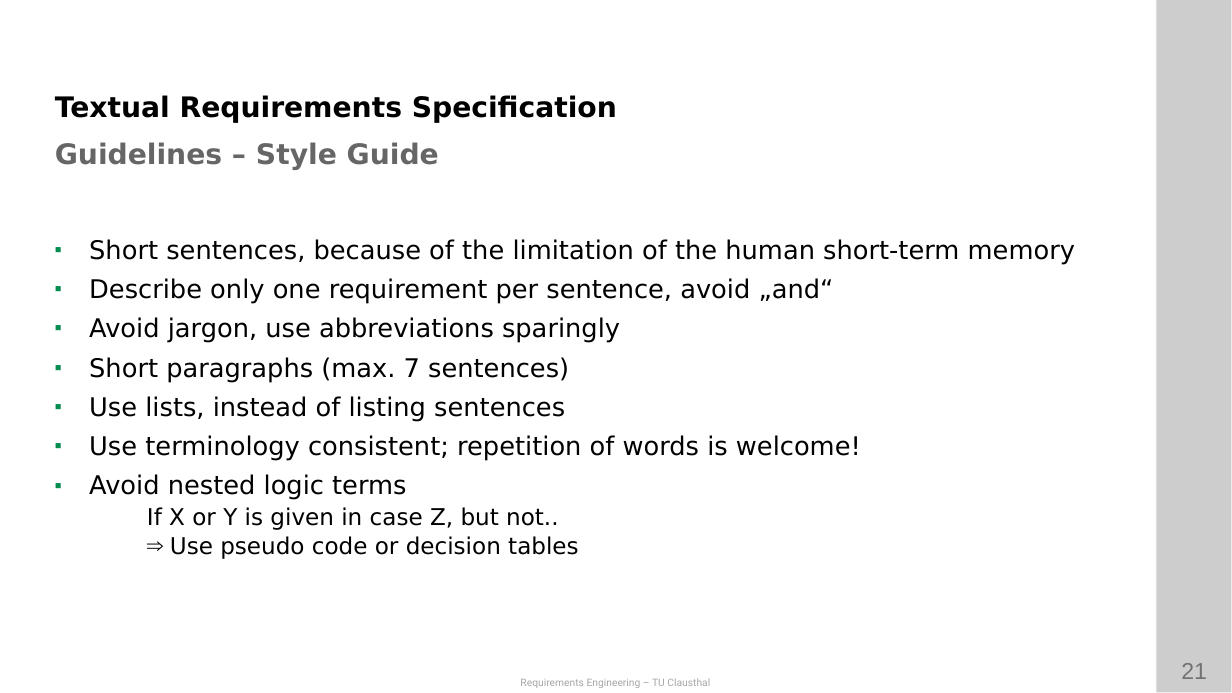
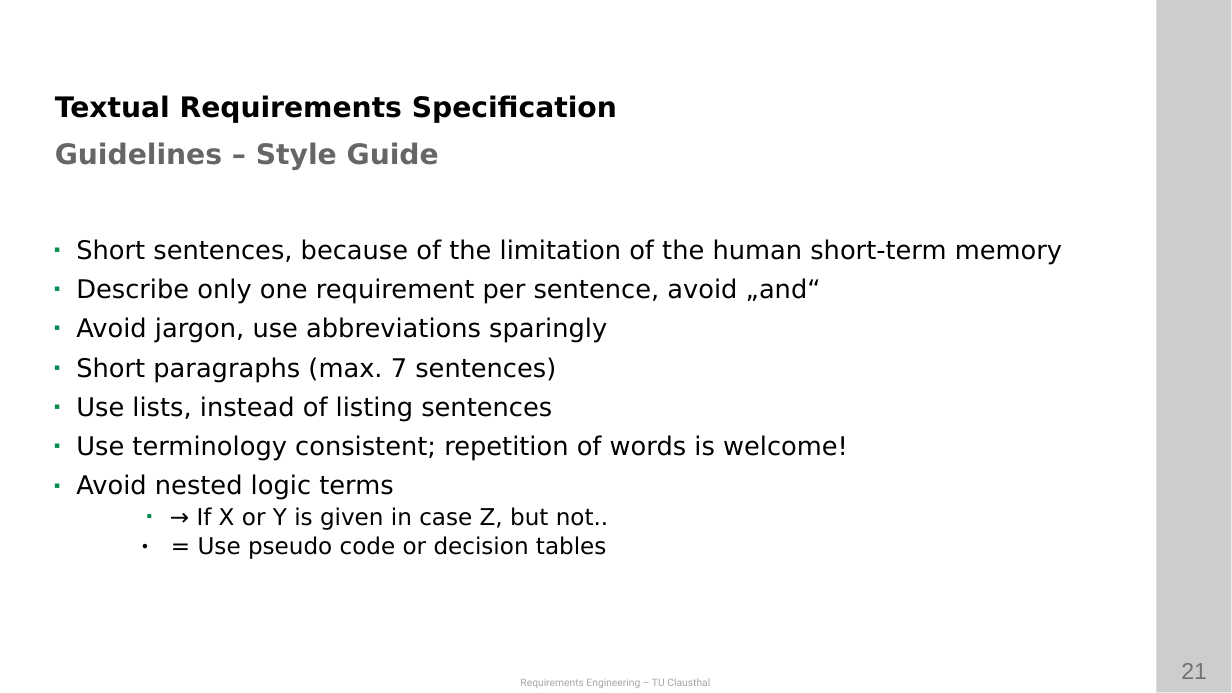
Before and after one commit to ETCE-LAB/teaching-material, a slide deck: slide 21 of Requirements-Engineering/RE-L07-Documentation--Textual.pptx. Drawn at 1232x693 pixels with LibreOffice and Linux fonts; fonts in the diff are those of the drawing; background and template pictures are left out. Boxes give left, top, right and bottom in pixels: in the first picture for what was removed or moved away, otherwise in the second. Text is boxed around its words. In the diff, an @@ line names an element or a change of style, - is before the commit and + after.

```diff
--- a/Requirements-Engineering/RE-L07-Documentation--Textual.pptx
+++ b/Requirements-Engineering/RE-L07-Documentation--Textual.pptx
@@ text at [76,239,1062,500]: bullet ▪ to ◾ @@
@@ text at [197,507,608,559]: text changed @@
-If X or Y is given in case Z, but not..
-    ⇒ Use pseudo code or decision tables
+◾ → If X or Y is given in case Z, but not..
+        ● = Use pseudo code or decision tables
```
Also in this commit, not shown: 3 other slides changed, 1 other file.
